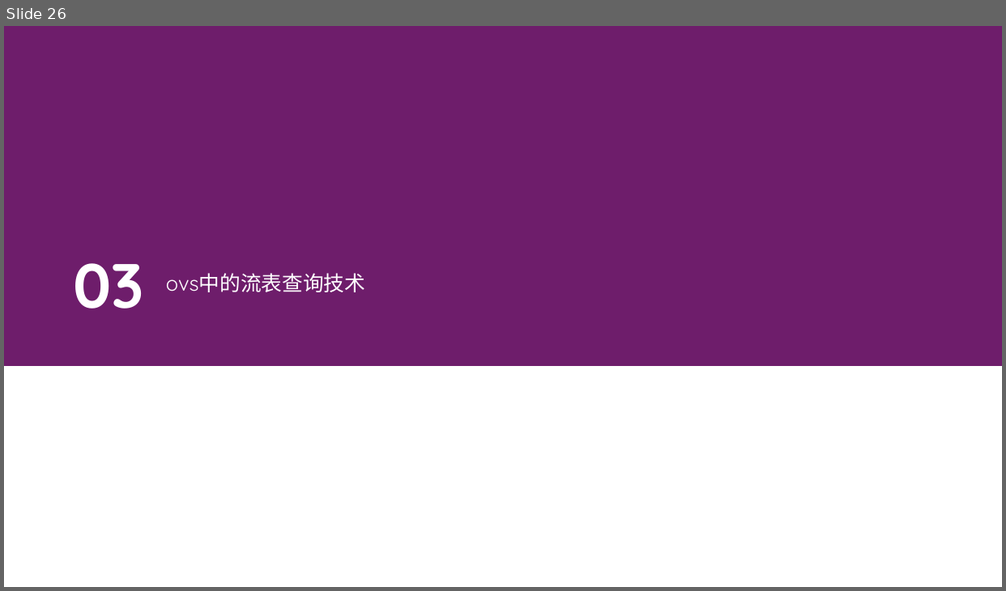
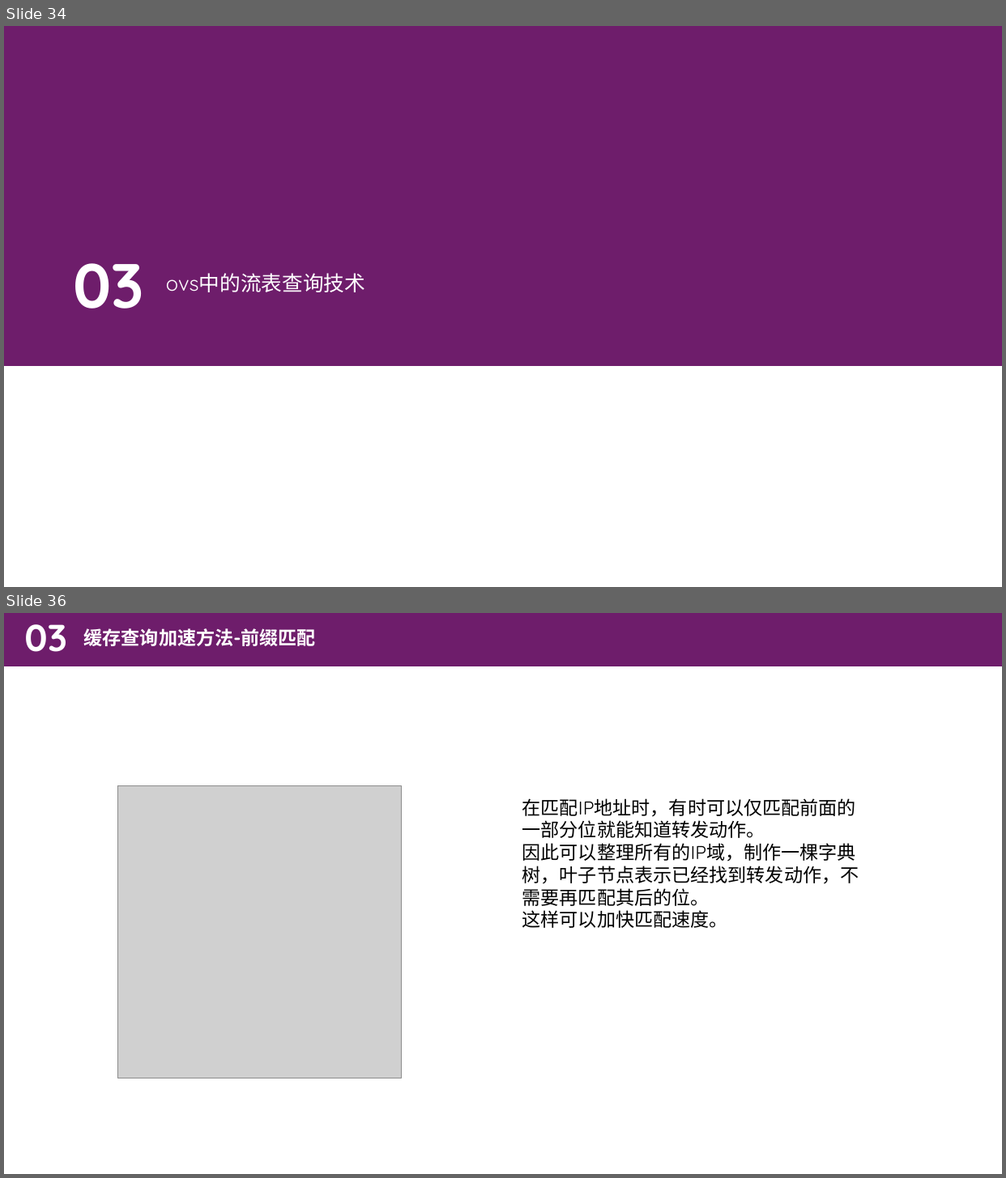
Before and after one commit to zhanghaooo/SDN-homework, a slide deck: homework11_9/SDN流表查询中的cache加速技术调查报告.pptx. Shown one above the other, each under a label of ours: slide 26 before the commit, slides 34 and 36 after it; the slides between them are not shown. The pictures are 1006x591 and 1006x1178 pixels, drawn with LibreOffice and Linux fonts; fonts in the diff are those of the drawing; grey boxes stand for pictures. Boxes give left, top, right and bottom in pixels: in the first picture for what was removed or moved away, otherwise in the second. Text is boxed around its words. In the diff, an @@ line names an element or a change of style, - is before the commit and + after.

```diff
--- a/homework11_9/SDN流表查询中的cache加速技术调查报告.pptx
+++ b/homework11_9/SDN流表查询中的cache加速技术调查报告.pptx
@@ slide 36 added at <box>4,613,1002,1174</box>, background #FFFFFF @@
@@ rectangle added at <box>4,613,1002,666</box>, fill #6D1D6B @@
@@ text added at <box>24,624,66,652</box>, 36 pt, text #FFFFFF, bold @@
+03
@@ text added at <box>84,628,316,646</box>, 18 pt, text #FFFFFF, bold @@
+缓存查询加速方法-前缀匹配
@@ picture added at <box>117,786,401,1079</box> @@
@@ text added at <box>522,798,859,928</box>, 18 pt, text #000000 @@
+在匹配IP地址时，有时可以仅匹配前面的一部分位就能知道转发动作。
+因此可以整理所有的IP域，制作一棵字典树，叶子节点表示已经找到转发动作，不需要再匹配其后的位。
+这样可以加快匹配速度。
@@ what was slide 26 is now slide 34 @@
```
Also in this commit, not shown: 7 slides changed, 17 other slides added, 9 slides removed, 1 other file.
